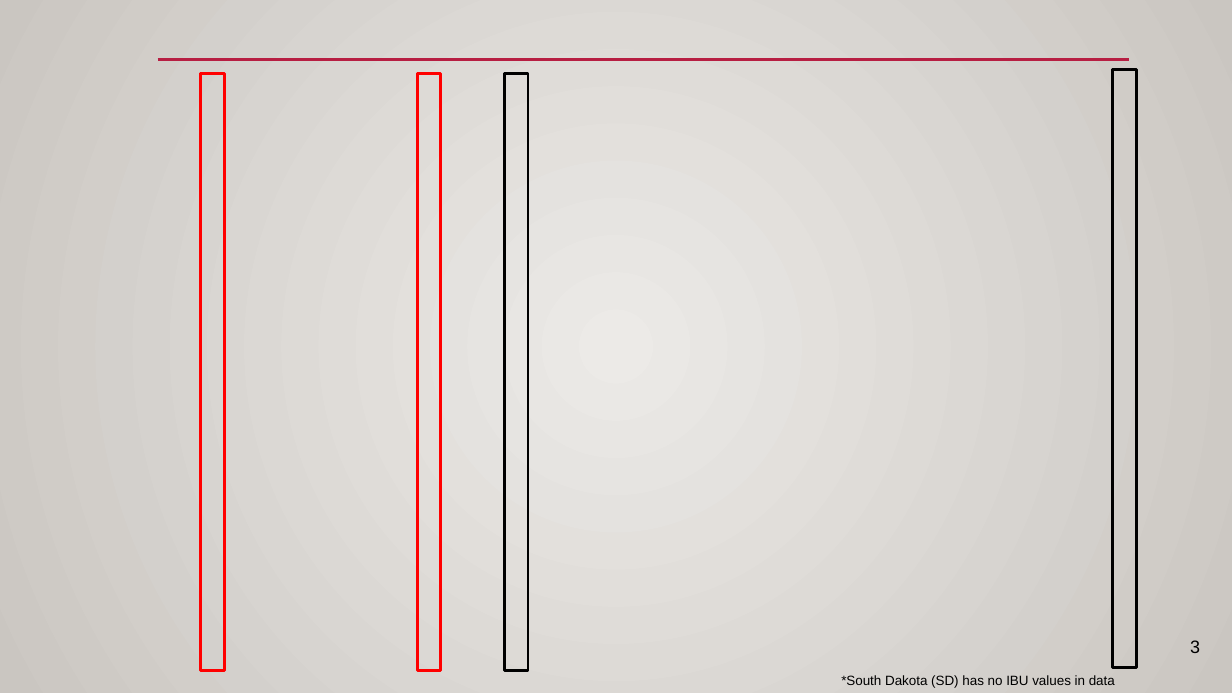
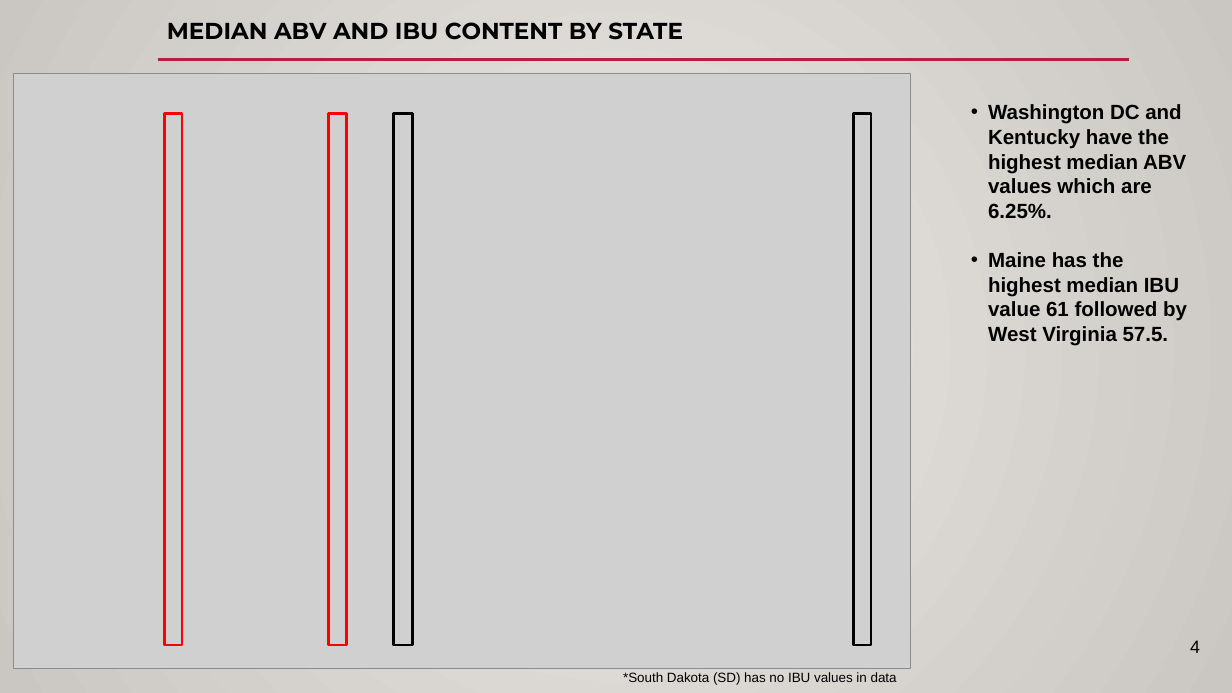
Before and after one commit to VenkataVanga/MSDS-6306, a slide deck: slide 4 of Unit8_Live_Session_Assignment.pptx (slide 3 before the commit). Drawn at 1232x693 pixels with LibreOffice and Linux fonts; fonts in the diff are those of the drawing; grey boxes stand for pictures; background and template pictures are left out. Boxes give left, top, right and bottom in pixels: in the first picture for what was removed or moved away, otherwise in the second. Text is boxed around its words. In the diff, an @@ line names an element or a change of style, - is before the commit and + after.

```diff
--- a/Unit8_Live_Session_Assignment.pptx
+++ b/Unit8_Live_Session_Assignment.pptx
@@ title added at (167,22,683,40), 18 pt, text #000000, bold @@
+MEDIAN ABV AND IBU CONTENT BY STATE
@@ picture added at (13,73,910,669) @@
@@ rectangle: place and size @@
-rectangle at (201,73,224,671)
+rectangle at (165,114,182,645)
@@ rectangle: place and size @@
-rectangle at (418,73,441,671)
+rectangle at (329,114,347,645)
@@ rectangle: place and size @@
-rectangle at (505,73,528,671)
+rectangle at (394,114,413,645)
@@ rectangle: place and size @@
-rectangle at (1113,69,1136,667)
+rectangle at (854,114,872,645)
@@ text added at (988,104,1187,346), 16 pt, text #000000, bold @@
+• Washington DC and Kentucky have the highest median ABV values which are 6.25%.
+• Maine has the highest median IBU value 61 followed by West Virginia 57.5.
@@ page number at (1190,640,1200,653): text changed @@
-3
+4
@@ text "*South Dakota (SD) has no ...": place and size @@
-text "*South Dakota (SD) has no ..." at (841,675,1115,688)
+text "*South Dakota (SD) has no ..." at (623,672,897,685)
```
Also in this commit, not shown: 2 other slides changed, 5 slides added, 2 slides removed.
